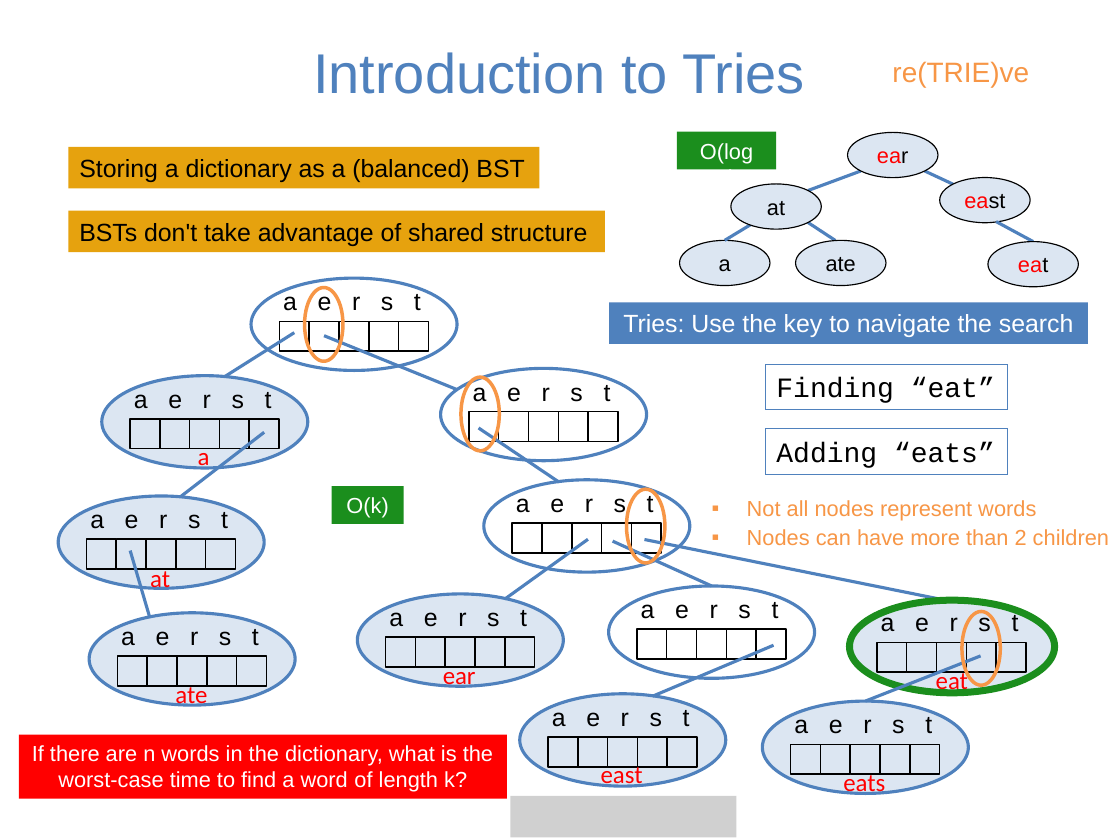
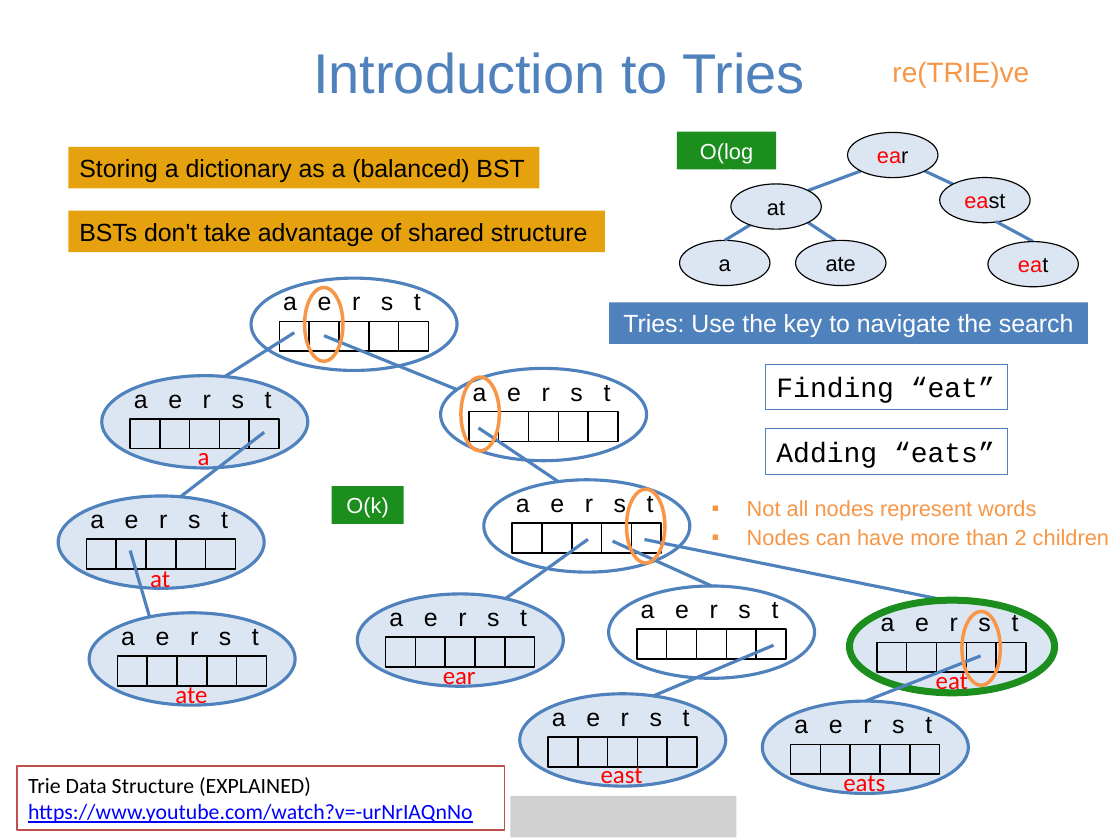
Before and after one commit to guhofstra/CSC111Fa25, a slide deck: slide 32 of PPTs/Lecture 8-binary search tree vs trie.pptx. Drawn at 1120x840 pixels with LibreOffice and Linux fonts; fonts in the diff are those of the drawing; grey boxes stand for pictures. Boxes give left, top, right and bottom in pixels: in the first picture for what was removed or moved away, otherwise in the second. Text is boxed around its words. In the diff, an @@ line names an element or a change of style, - is before the commit and + after.

```diff
--- a/PPTs/Lecture 8-binary search tree vs trie.pptx
+++ b/PPTs/Lecture 8-binary search tree vs trie.pptx
@@ rectangle removed at (19,735,507,799) @@
-If there are n words in the dictionary, what is the worst-case time to find a word of length k?
@@ rectangle added at (17,766,504,830), fill #FFFFFF, outline #C0504D 1 pt, 14 pt, text #0000FF, underline @@
+Trie Data Structure (EXPLAINED)
+https://www.youtube.com/watch?v=-urNrIAQnNo
```
Also in this commit, not shown: 3 other slides changed, 1 slide removed, 7 other files.
